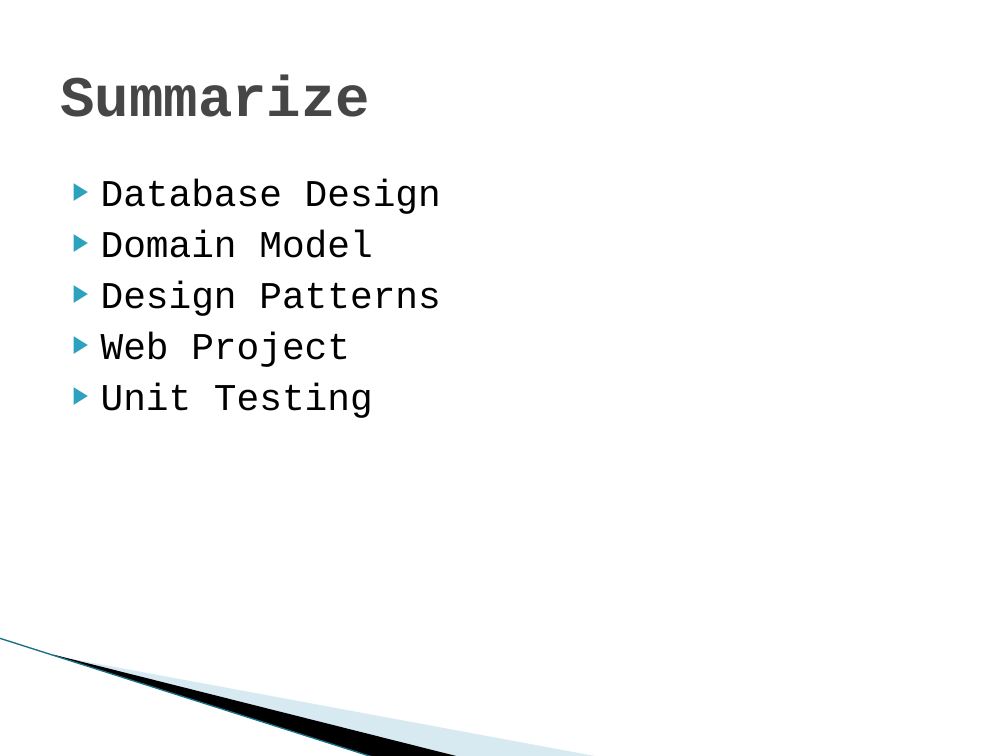
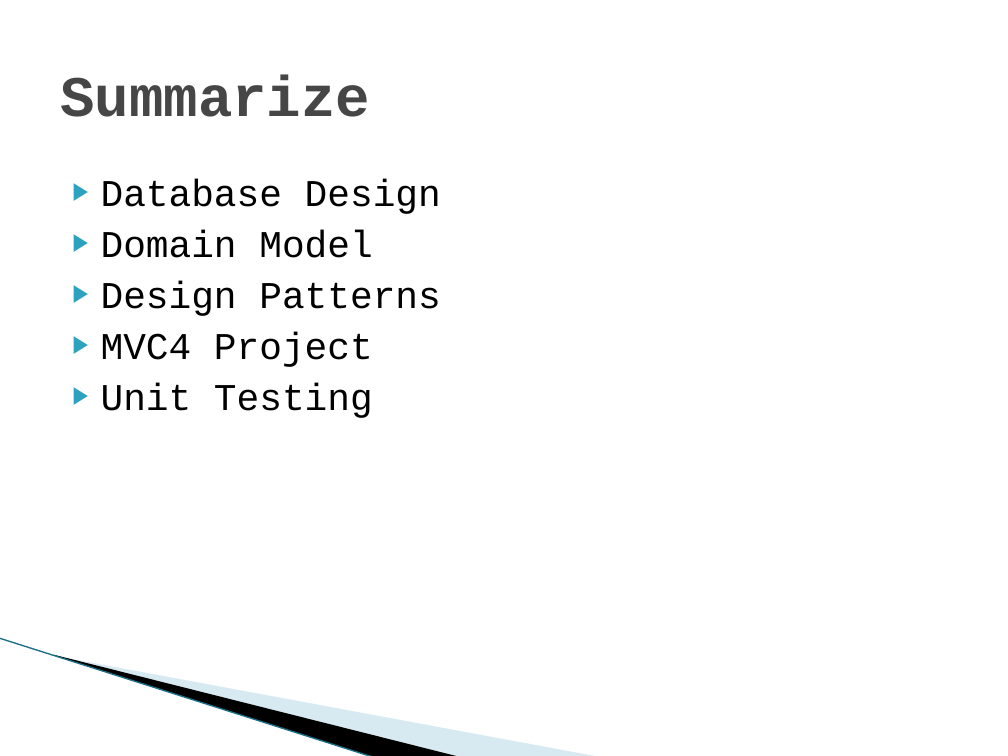
Before and after one commit to jeffflater/AddressBookDemo, a slide deck: slide 12 of Main/Docs/AddressBookDemo.pptx (slide 10 before the commit). Drawn at 1008x756 pixels with LibreOffice and Linux fonts; fonts in the diff are those of the drawing; background and template pictures are left out. Boxes give left, top, right and bottom in pixels: in the first picture for what was removed or moved away, otherwise in the second. Text is boxed around its words. In the diff, an @@ line names an element or a change of style, - is before the commit and + after.

```diff
--- a/Main/Docs/AddressBookDemo.pptx
+++ b/Main/Docs/AddressBookDemo.pptx
@@ text at bbox=[101, 332, 373, 367]: text changed @@
-▶ Web Project
+▶ MVC4 Project
```
Also in this commit, not shown: 3 other slides changed, 4 slides added, 1 slide removed, 51 other files.
